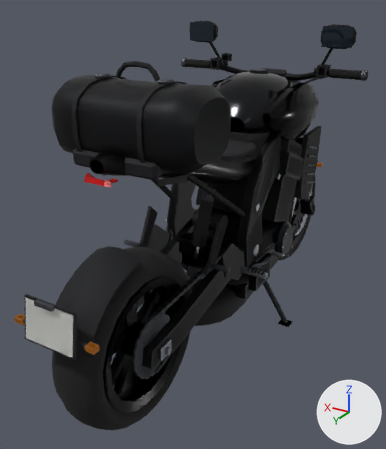
An edit to the glTF model assets/bikes/detail/bike07_mt09_black.glb, drawn before and after from the same camera.
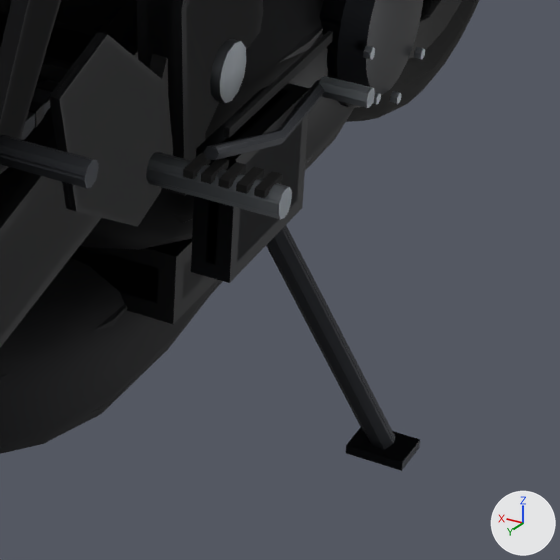
Each version is shown whole from a 50 mm lens placed at (-0.943, 1.864, 1.339), pointed at (0.088, 0.145, 0.48), then close up on the part from 55% to 83% of the width and 53% to 77% of the height. The lights are fixed; the arrows at lower right show +X, +Y and +Z. The last two pictures show the newer version. Where no turn or scale is listed for an object, it has been applied to the vertices. Vertices at exactly the same position are counted once.

The scene before the commit, as lines of its bpy script (objects in view):
```python
ob_body = bpy.data.objects.new('body', me_body)
ob_body.location = (0.0, 0.0, 0.0)
ob_body_001 = bpy.data.objects.new('body.001', me_body_001)
ob_body_001.location = (0.0, 0.0, 0.0)
ob_wheel_front = bpy.data.objects.new('wheel_front', me_wheel_front)
ob_wheel_front.location = (0.0, -0.7, 0.3)
# also in view: 'wheel_front.001' at (0.0, -0.7, 0.3)
```
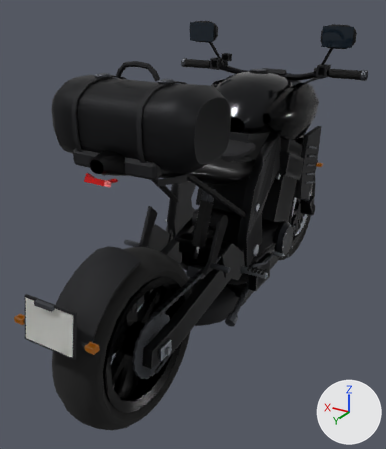
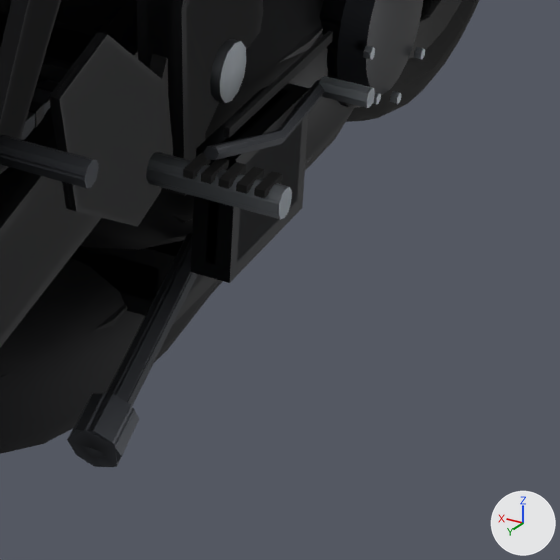
Location of each change, [x1, y1, x2, y2] in pixels of the close-ups (560 x 560 px):
'body.001', reshaped: before [0, 0, 425, 471]; after [0, 0, 425, 467]
'body', reshaped: before [0, 0, 421, 448]; after [0, 0, 421, 467]
part 1 of me_body, built on (mostly hidden before): before [266, 227, 394, 448]; after [68, 237, 193, 467]
part 2 of me_body_001, deleted: before [346, 427, 420, 471]
part 3 of me_body_001, reshaped: before [218, 162, 395, 450]; after [67, 162, 264, 467]

Diff of the bpy script that builds the scene:
```diff
--- a/assets/bikes/detail/bike07_mt09_black.glb.py
+++ b/assets/bikes/detail/bike07_mt09_black.glb.py
@@ me_body @@
 # used by ob_body; location = (0.0, 0.0, 0.0)
-me_body.from_pydata(...)  # 1541 vertices, 2712 faces; spans x -0.3..0.28, y -0.96..1.04, z 0.02..1.05
+me_body.from_pydata(...)  # 1544 vertices, 2720 faces; spans x -0.28..0.28, y -0.96..1.04, z 0.06..1.05
+# me_body part 1
+# 10 vertices are removed from x -0.28..-0.15, y -0.05..0.05, z 0.03..0.3
+# 20 faces are deleted
+# 21 vertices are added at x -0.2..-0.15, y 0.04..0.33, z 0.18..0.31
+# 40 new faces join them, mat_steel_dark
+# other edits to the shape of me_body do not show in these pictures
 me_body.materials.append(mat_steel)
@@ me_body_001 @@
 # used by ob_body_001; location = (0.0, 0.0, 0.0)
-me_body_001.from_pydata(...)  # 6045 vertices, 11000 faces; spans x -0.3..0.28, y -0.96..1.05, z 0.02..1.05
+me_body_001.from_pydata(...)  # 6054 vertices, 11020 faces; spans x -0.28..0.28, y -0.96..1.05, z 0.06..1.05
+# me_body_001 part 2: the loose piece of 8 vertices spanning x -0.3..-0.25, y -0.06..-0.02, z 0.02..0.03 is deleted
+# me_body_001 part 3
+# 1 vertex is removed from x -0.27, y -0.04, z 0.03
+# 52 faces are deleted
+# 14 vertices move from x -0.28..-0.15, y -0.05..0.05, z 0.03..0.31 to x -0.19..-0.15, y 0.04..0.33, z 0.19..0.31
+# 18 vertices are added at x -0.2..-0.16, y 0.28..0.33, z 0.18..0.23
+# 64 new faces join them, mat_steel_dark
+# 20 new faces join them, mat_rubber
+# other edits to the shape of me_body_001 do not show in these pictures
 me_body_001.materials.append(mat_steel)
```
